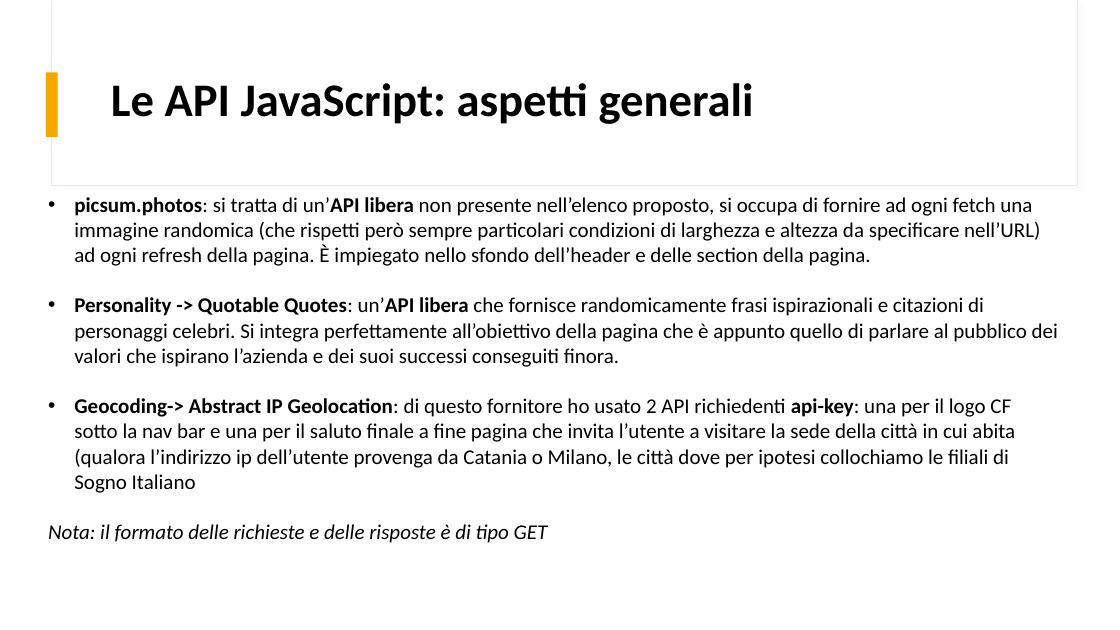
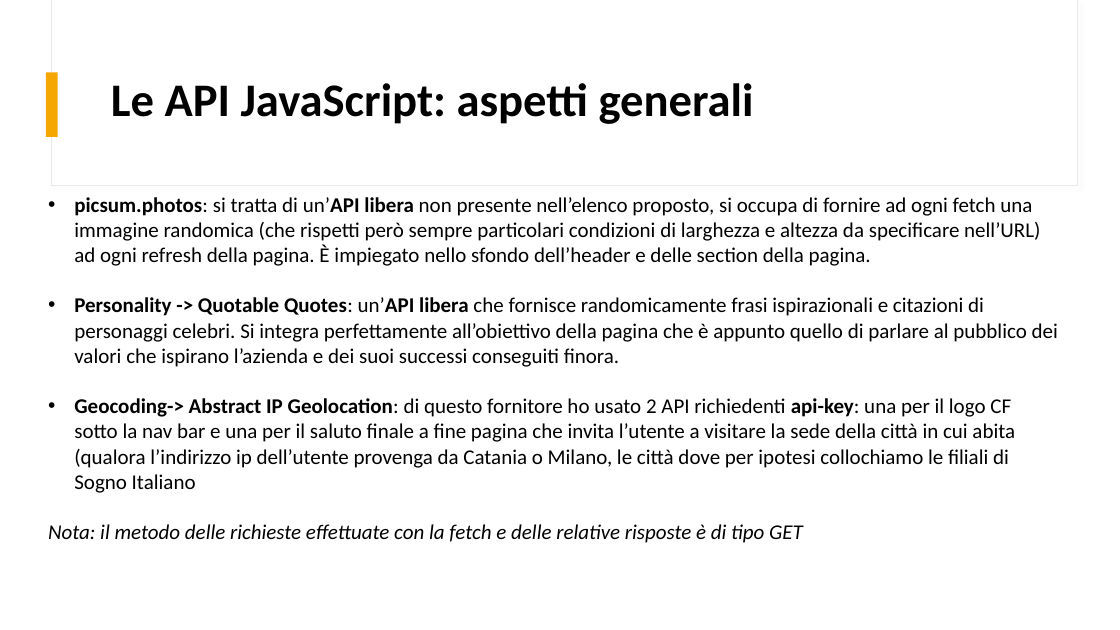
Before and after one commit to FrancescoCt/mhw3, a slide deck: slide 4 of mhw3.pptx. Drawn at 1120x630 pixels with LibreOffice and Linux fonts; fonts in the diff are those of the drawing. Boxes give left, top, right and bottom in pixels: in the first picture for what was removed or moved away, otherwise in the second. Text is boxed around its words. In the diff, an @@ line names an element or a change of style, - is before the commit and + after.

```diff
--- a/mhw3.pptx
+++ b/mhw3.pptx
@@ text at [48, 524, 803, 543]: text changed @@
-Nota: il formato delle richieste e delle risposte è di tipo GET
+Nota: il metodo delle richieste effettuate con la fetch e delle relative risposte è di tipo GET
```
